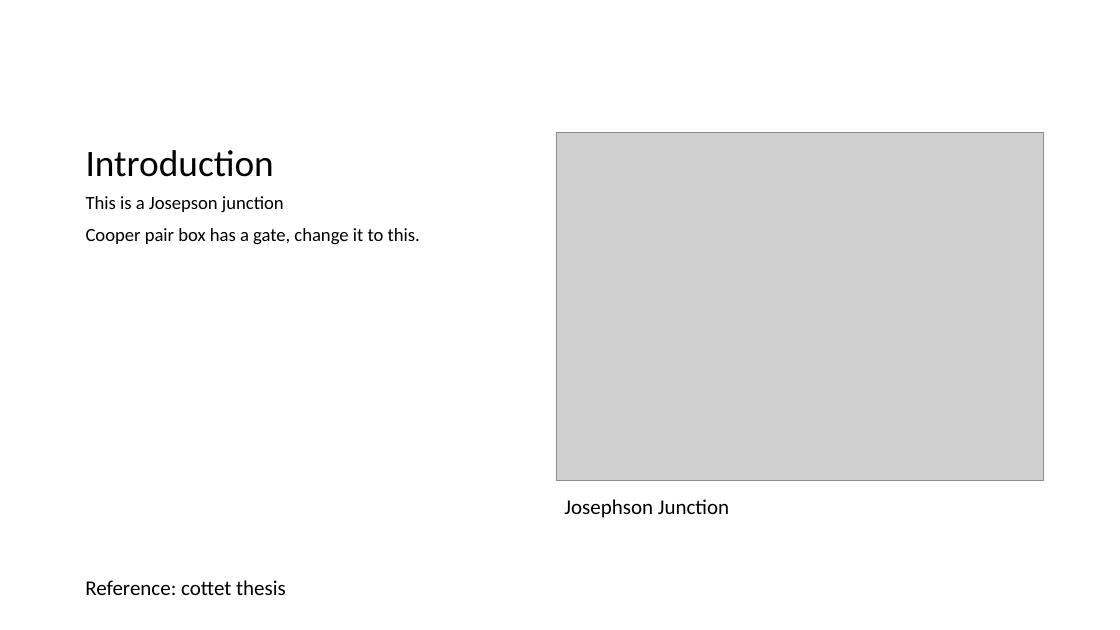
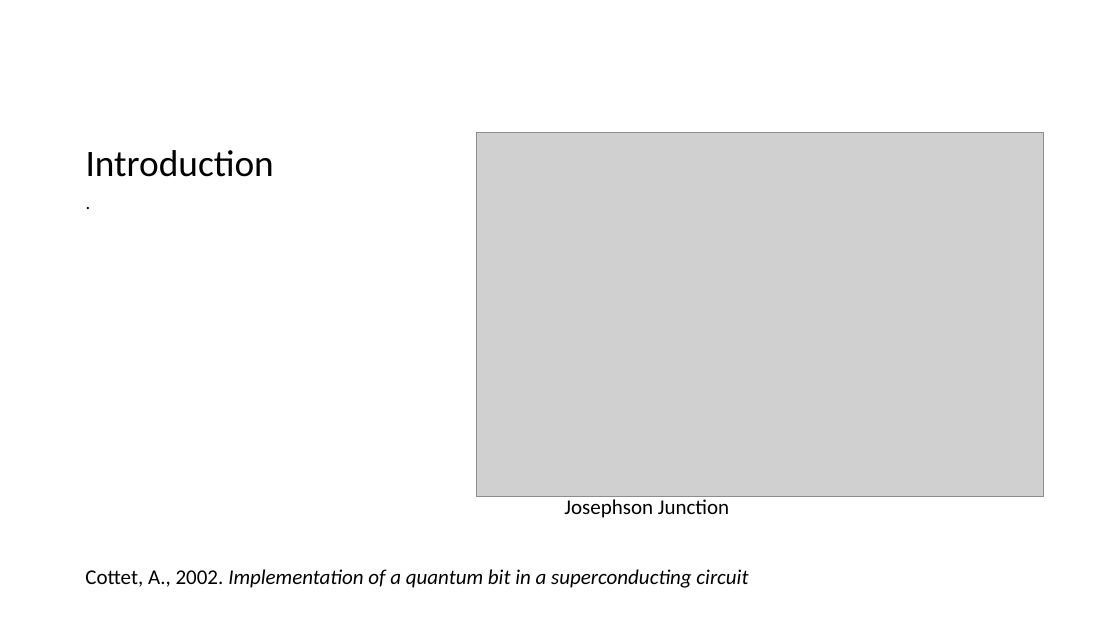
Before and after one commit to louisemccann/final_project, a slide deck: slide 2 of fyp_presentation.pptx. Drawn at 1120x630 pixels with LibreOffice and Linux fonts; fonts in the diff are those of the drawing; grey boxes stand for pictures. Boxes give left, top, right and bottom in pixels: in the first picture for what was removed or moved away, otherwise in the second. Text is boxed around its words. In the diff, an @@ line names an element or a change of style, - is before the commit and + after.

Commit message:
powerpoint update

```diff
--- a/fyp_presentation.pptx
+++ b/fyp_presentation.pptx
@@ picture: place and size @@
-picture at [556, 132, 1044, 480]
+picture at [476, 133, 1044, 497]
@@ text at [86, 196, 420, 245]: text changed @@
-This is a Josepson junction
-Cooper pair box has a gate, change it to this.
+.
@@ text added at [85, 569, 748, 588], 18 pt, text #000000, italic @@
+Cottet, A., 2002. Implementation of a quantum bit in a superconducting circuit
@@ text removed at [85, 580, 286, 595] @@
-Reference: cottet thesis
```
Also in this commit, not shown: 3 other slides changed, 4 slides added, 5 slides removed.
